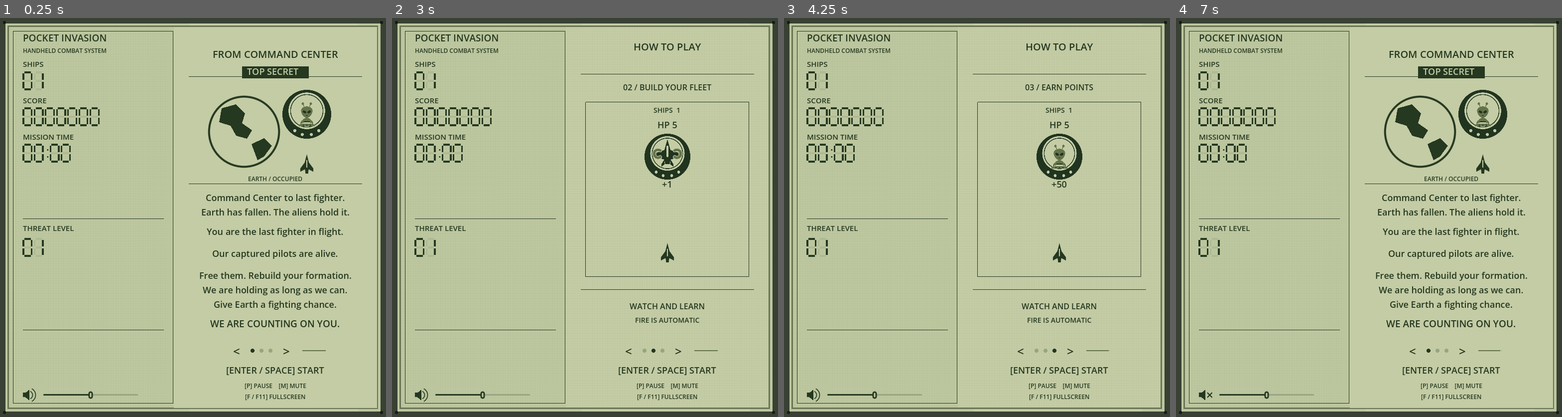
Above: before the commit, frames 1-4 (left to right).
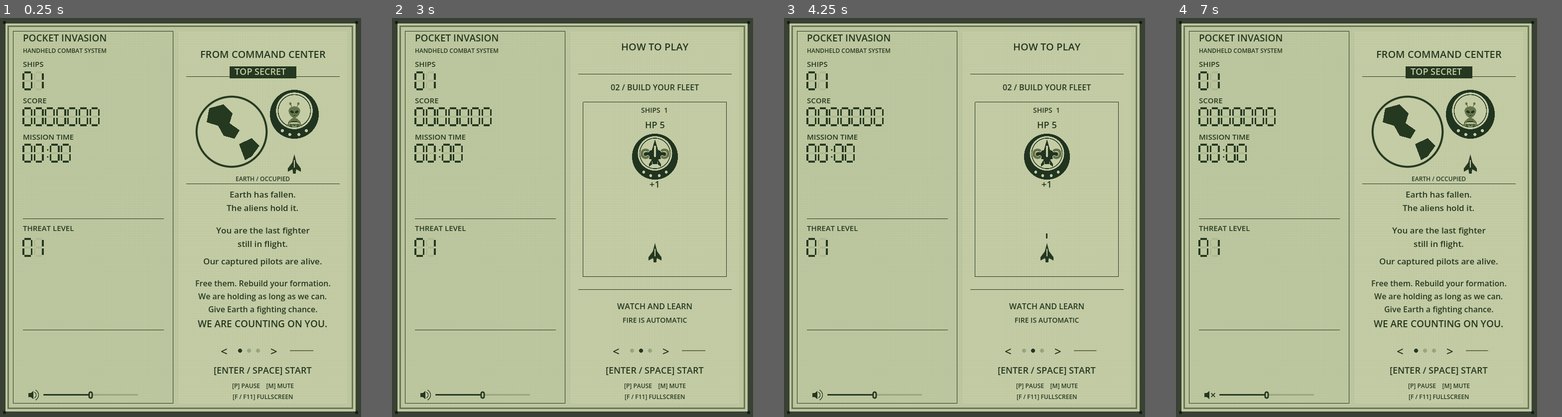
Above: after the commit, the same moments.

Repository: barmassimo/pocket-invasion
Game: Godot game, scene res://scenes/main.tscn
The game is run twice, just before and just after one commit, with the same random seed, the same clock (stepped at 60 frames per second) and the same inputs.
Inputs (mouse positions are in pixels of both pictures, inside the frame that each line leads up to):
- Up to frame 1 (0.25 s): no input
- Up to frame 2 (3 s): click "<" at 0.5 s; click (642, 349) at 1.27 s; click (646, 349) at 2.02 s; click (654, 349) at 2.77 s
- Up to frame 3 (4.25 s): click (1050, 349) at 3.52 s
- Up to frame 4 (7 s): click (1446, 349) at 4.27 s; click (1450, 349) at 5.02 s; click ">" at 5.75 s; click (1206, 393) at 6.52 s
In our replay, the window is 775x800 before the commit and 725x800 after it. These sizes can differ from the game's own. Grey fills any space a smaller window leaves; there, only what the larger window draws over its background counts as a difference.

The runs differ from the first frame. In frame 1, 11% of the frame differs, in the area x 5-100%, y 0-100%; in frame 2, 6.6%; in frame 3, 6.6%; in frame 4, 11%.

Commit message:
Align LCD playfield margins and refine briefing and volume layout

Diff:
--- a/game/project.godot
+++ b/game/project.godot
@@ -6,7 +6,7 @@
 run/main_scene="res://scenes/main.tscn"
 
 [display]
-window/size/viewport_width=775
+window/size/viewport_width=725
 window/size/viewport_height=800
 window/stretch/mode="canvas_items"
 window/stretch/aspect="keep"
--- a/game/scripts/attract_demo.gd
+++ b/game/scripts/attract_demo.gd
@@ -7,6 +7,8 @@
 const Art = preload("res://scripts/target_art.gd")
 const LESSON_SECONDS: float = 9.0
 const LOOP_SECONDS: float = LESSON_SECONDS * 2.0
+const CONTENT_WIDTH: float = 308.0
+const ACTION_OFFSET := Vector2(14, 0)
 var clock: float = 0.0
 var font := SystemFont.new()
 
@@ -28,7 +30,7 @@
 	queue_redraw()
 
 func text_at(y: float, text: String, size: int = 16) -> void:
-	draw_string(font, Vector2(0, y), text, HORIZONTAL_ALIGNMENT_CENTER, 348, size, INK)
+	draw_string(font, Vector2(0, y), text, HORIZONTAL_ALIGNMENT_CENTER, CONTENT_WIDTH, size, INK)
 
 func ship(at: Vector2) -> void:
 	draw_texture_rect(LcdIcons.SHIP, Rect2(at - Vector2(17, 23), Vector2(34, 46)), false, INK)
@@ -54,13 +56,13 @@
 	# Hold each result completely still for the last three seconds.
 	var action: float = minf(time, 6.0)
 	text_at(0, "HOW TO PLAY", 20)
-	draw_line(Vector2(0, 48), Vector2(348, 48), INK)
+	draw_line(Vector2(0, 48), Vector2(CONTENT_WIDTH, 48), INK)
 	text_at(80, ["02 / BUILD YOUR FLEET", "03 / EARN POINTS"][lesson], 16)
-	draw_rect(Rect2(10, 104, 328, 350), INK, false)
-	draw_set_transform(Vector2(34, 0))
+	draw_rect(Rect2(10, 104, CONTENT_WIDTH - 20, 350), INK, false)
+	draw_set_transform(ACTION_OFFSET)
 	draw_shooting(action, lesson)
 	draw_set_transform(Vector2.ZERO)
-	draw_line(Vector2(0, 480), Vector2(348, 480), INK)
+	draw_line(Vector2(0, 480), Vector2(CONTENT_WIDTH, 480), INK)
 	if time >= 5.5:
 		var lines: Array = [
 			["BREAK THE CAPTURE SHIP.", "TOUCH THE FREE FIGHTER", "TO REBUILD YOUR FLEET."],
@@ -96,10 +98,10 @@
 		var y: float = lerpf(407, 233, approach)
 		if time >= 4.25 and time < 5.5:
 			var angle: float = (time - 4.25) * InvasionRules.PICKUP_SPIN_SPEED
-			draw_set_transform(Vector2(174, 213), angle)
+			draw_set_transform(ACTION_OFFSET + impact, angle)
 			ship(Vector2.ZERO)
 			# Restore the panel offset after drawing the rotating pickup.
-			draw_set_transform(Vector2(34, 0))
+			draw_set_transform(ACTION_OFFSET)
 			action_text(285, "MOVE TO COLLECT", 16)
 		var spread: float = smoothstep(5.5, 6.0, time)
 		ship(Vector2(140 - spread * 18, y))
--- a/game/scripts/checks.gd
+++ b/game/scripts/checks.gd
@@ -521,8 +521,8 @@
 		var bottom_y: float = 0.0
 		for ship: Node3D in game.squad:
 			bottom_y = maxf(bottom_y, game.camera.unproject_position(ship.position + Vector3(0, 0.35, 0)).y)
-		edges_valid = edges_valid and top_y >= 24 and top_y <= 40 and bottom_y >= 760 and bottom_y <= 776
-	check(edges_valid, "Small and expanded fleets can reach both screen edges without leaving the frame")
+		edges_valid = edges_valid and top_y >= 34 and top_y <= 50 and bottom_y >= 750 and bottom_y <= 766
+	check(edges_valid, "Small and expanded fleets reach the inset top and bottom limits without entering the frame margin")
 	game.reset_run(true, 123)
 	game.spawn_clock = 999.0
 	var moving_threat: CourseTarget = game.spawn_target(game.squad[0].position.x, game.player_z - 1.0, 1, 999, 50)
@@ -685,6 +685,11 @@
 	await process_frame
 	var camera: Camera3D = game.get_viewport().get_camera_3d()
 	var viewport_size: Vector2 = game.get_viewport().get_visible_rect().size
+	var road_left: Vector2 = camera.unproject_position(Vector3(-Rules.ROAD_HALF, 0, 0))
+	var road_right: Vector2 = camera.unproject_position(Vector3(Rules.ROAD_HALF, 0, 0))
+	var pixel_scale: float = viewport_size.y / 800.0
+	check(absf((road_right.x - road_left.x) / pixel_scale - 338.46154) < 0.01, "Narrower window preserves the original projected course width and object scale")
+	check(absf((road_left.x + road_right.x) * 0.5 / pixel_scale - Main.Display.PLAYFIELD_CENTER_X) < 0.01 and road_left.x / pixel_scale > 348 and road_right.x / pixel_scale < Main.Display.WINDOW_WIDTH - 18, "Course is centered within the compact right panel with clear bezel margins")
 	var formation_visible: bool = true
 	for soldier: Node3D in game.squad:
 		var screen: Vector2 = camera.unproject_position(soldier.position)
--- a/game/scripts/lcd_display.gd
+++ b/game/scripts/lcd_display.gd
@@ -7,8 +7,9 @@
 const Rules = preload("res://scripts/invasion_rules.gd")
 const Demo = preload("res://scripts/attract_demo.gd")
 const Intro = preload("res://scripts/story_intro.gd")
-const WINDOW_WIDTH: int = 775
-const PLAYFIELD_CENTER_X: float = 550.0
+const WINDOW_WIDTH: int = 725
+const PLAYFIELD_CENTER_X: float = 528.0
+const PLAYFIELD_RECT := Rect2(359, 27, 338, 746)
 const PAGE_COUNT: int = 3
 const INK := Color("253820")
 const GHOST := Color(0.16, 0.22, 0.12, 0.09)
@@ -31,7 +32,7 @@
 	lcd_font.font_names = PackedStringArray(["Consolas", "Courier New"])
 	lcd_font.font_weight = 700
 	demo = Demo.new() as AttractDemo
-	demo.position = Vector2(379, 65)
+	demo.position = Vector2(374, 65)
 	add_child(demo)
 	intro = Intro.new() as StoryIntro
 	intro.position = Vector2(349, 18)
@@ -41,10 +42,10 @@
 	page_navigation.mouse_filter = Control.MOUSE_FILTER_IGNORE
 	add_child(page_navigation)
 	page_navigation.draw.connect(draw_page_navigation)
-	add_page_button(Vector2(459, 651), Vector2(32, 32), "<", "Previous page (Left arrow)", func() -> void: step_page(-1))
+	add_page_button(Vector2(434, 651), Vector2(32, 32), "<", "Previous page (Left arrow)", func() -> void: step_page(-1))
 	for page: int in range(PAGE_COUNT):
-		add_page_button(Vector2(498 + page * 18, 651), Vector2(18, 32), "", "Page %d" % (page + 1), select_page.bind(page))
-	add_page_button(Vector2(559, 651), Vector2(32, 32), ">", "Next page (Right arrow)", func() -> void: step_page(1))
+		add_page_button(Vector2(473 + page * 18, 651), Vector2(18, 32), "", "Page %d" % (page + 1), select_page.bind(page))
+	add_page_button(Vector2(534, 651), Vector2(32, 32), ">", "Next page (Right arrow)", func() -> void: step_page(1))
 	volume_slider = HSlider.new()
 	volume_slider.position = Vector2(87, 742)
 	volume_slider.size = Vector2(190, 28)
@@ -130,10 +131,10 @@
 
 func draw_page_navigation() -> void:
 	for page: int in range(PAGE_COUNT):
-		page_navigation.draw_circle(Vector2(507 + page * 18, 667), 4, INK if page == current_page() else Color("98a580"))
+		page_navigation.draw_circle(Vector2(482 + page * 18, 667), 4, INK if page == current_page() else Color("98a580"))
 	# A quiet, unlabelled countdown drains toward the fixed left edge.
-	page_navigation.draw_rect(Rect2(607, 666, 48, 2), Color("b0bb94"))
-	page_navigation.draw_rect(Rect2(607, 666, 48 * page_remaining_fraction(), 2), Color("65734a"))
+	page_navigation.draw_rect(Rect2(582, 666, 48, 2), Color("b0bb94"))
+	page_navigation.draw_rect(Rect2(582, 666, 48 * page_remaining_fraction(), 2), Color("65734a"))
 
 func _process(delta: float) -> void:
 	if not attract_active:
@@ -157,9 +158,16 @@
 	draw_string(lcd_font, at, text, HORIZONTAL_ALIGNMENT_LEFT, -1, size, INK)
 
 func _draw() -> void:
-	# The same screen shows either the live course or the attract sequence.
-	if demo.visible:
-		draw_rect(Rect2(349, 18, 408, 764), Color("c4cca5"))
+	# Hide the 3D course everywhere outside the light panel, including beneath
+	# the HUD and the gaps between the bezel strokes.
+	var margin_color := Color("bdc79f")
+	draw_rect(Rect2(0, 0, PLAYFIELD_RECT.position.x, 800), margin_color)
+	draw_rect(Rect2(PLAYFIELD_RECT.end.x, 0, WINDOW_WIDTH - PLAYFIELD_RECT.end.x, 800), margin_color)
+	draw_rect(Rect2(PLAYFIELD_RECT.position.x, 0, PLAYFIELD_RECT.size.x, PLAYFIELD_RECT.position.y), margin_color)
+	draw_rect(Rect2(PLAYFIELD_RECT.position.x, PLAYFIELD_RECT.end.y, PLAYFIELD_RECT.size.x, 800 - PLAYFIELD_RECT.end.y), margin_color)
+	# The course and attract pages share the same surrounding margin.
+	if intro.visible or demo.visible:
+		draw_rect(PLAYFIELD_RECT, Color("c4cca5"))
 	# Passive-matrix texture, not CRT scanlines. Drawn once per HUD update.
 	for x: int in range(18, WINDOW_WIDTH - 17, 5):
 		draw_line(Vector2(x, 18), Vector2(x, 782), Color(0.15, 0.22, 0.1, 0.025))
@@ -182,7 +190,7 @@
 	caption(Vector2(46, 427), "THREAT LEVEL")
 	segment_text("%02d" % Rules.threat_level(float(seconds)), Vector2(47, 443), 34)
 	draw_line(Vector2(46, 626), Vector2(329, 626), INK)
-	draw_set_transform(Vector2(46, 745.5), 0.0, Vector2(0.75, 0.75))
+	draw_set_transform(Vector2(57, 747.6), 0.0, Vector2(0.60, 0.60))
 	draw_speaker(Vector2.ZERO)
 	draw_set_transform(Vector2.ZERO)
 
--- a/game/scripts/main.gd
+++ b/game/scripts/main.gd
@@ -153,8 +153,10 @@
 	recapture = Recapture.new() as RecaptureFlash
 	recapture.camera = camera
 	layer.add_child(recapture)
-	message = label_at(Vector2(380, 310), 22, Color.WHITE)
-	message.size = Vector2(340, 220)
+	recapture.position = Display.PLAYFIELD_RECT.position
+	recapture.size = Display.PLAYFIELD_RECT.size
+	message = label_at(Vector2(Display.PLAYFIELD_CENTER_X - 160, 310), 22, Color.WHITE)
+	message.size = Vector2(320, 220)
 	message.horizontal_alignment = HORIZONTAL_ALIGNMENT_CENTER
 	layer.add_child(message)
 	toast = label_at(Vector2(80, 510), 18, Color("90ffe0"))
@@ -243,7 +245,7 @@
 	var count: int = squad.size()
 	var rows: int = maxi(0, (count - 1) / Rules.formation_columns(count))
 	var depth: float = rows * Rules.formation_spacing(count).y
-	return Vector2(screen_z(25.0) + 0.32, screen_z(775.0) - depth - 0.32)
+	return Vector2(screen_z(Display.PLAYFIELD_RECT.position.y + 8.0) + 0.32, screen_z(Display.PLAYFIELD_RECT.end.y - 8.0) - depth - 0.32)
 
 func _unhandled_key_input(event: InputEvent) -> void:
 	if event is not InputEventKey or not event.pressed or event.echo:
--- a/game/scripts/recapture_flash.gd
+++ b/game/scripts/recapture_flash.gd
@@ -11,8 +11,6 @@
 
 func _ready() -> void:
 	mouse_filter = Control.MOUSE_FILTER_IGNORE
-	position = Vector2(349, 18)
-	size = Vector2(408, 764)
 	clip_contents = true
 
 func play(at: Vector3, target: Node3D, ship_scale: Vector2, rotation_angle: float = 0.0) -> void:
--- a/game/scripts/story_intro.gd
+++ b/game/scripts/story_intro.gd
@@ -15,10 +15,10 @@
 	font.font_names = PackedStringArray(["Consolas", "Courier New"])
 	font.font_weight = 700
 	paragraph(60, "FROM COMMAND CENTER", 20)
-	paragraph(347, "Command Center to last fighter.\nEarth has fallen. The aliens hold it.", 18)
-	paragraph(415, "You are the last fighter in flight.", 18)
-	paragraph(459, "Our captured pilots are alive.", 18)
-	paragraph(503, "Free them. Rebuild your formation.\nWe are holding as long as we can.\nGive Earth a fighting chance.", 18)
+	paragraph(340, "Earth has fallen.\nThe aliens hold it.", 17)
+	paragraph(412, "You are the last fighter\nstill in flight.", 17)
+	paragraph(474, "Our captured pilots are alive.", 17)
+	paragraph(518, "Free them. Rebuild your formation.\nWe are holding as long as we can.\nGive Earth a fighting chance.", 16)
 	paragraph(600, "WE ARE COUNTING ON YOU.", 19)
 
 func _process(delta: float) -> void:
@@ -31,7 +31,7 @@
 func paragraph(y: float, text: String, size: int) -> void:
 	var label := Label.new()
 	label.position = Vector2(16, y - size)
-	label.size.x = 376
+	label.size.x = 326
 	label.text = text
 	label.horizontal_alignment = HORIZONTAL_ALIGNMENT_CENTER
 	label.add_theme_font_override("font", font)
@@ -40,11 +40,11 @@
 	add_child(label)
 
 func _draw() -> void:
-	draw_rect(Rect2(0, 0, 408, 764), PAPER)
-	draw_line(Vector2(30, 100), Vector2(378, 100), INK)
-	draw_rect(Rect2(137, 79, 134, 24), INK)
-	draw_string(font, Vector2(147, 96), "TOP SECRET", HORIZONTAL_ALIGNMENT_LEFT, -1, 18, PAPER)
+	draw_line(Vector2(25, 100), Vector2(333, 100), INK)
+	draw_rect(Rect2(112, 79, 134, 24), INK)
+	draw_string(font, Vector2(122, 96), "TOP SECRET", HORIZONTAL_ALIGNMENT_LEFT, -1, 18, PAPER)
 	# Flat orbital vignette. Only the illustration animates; the briefing stays still.
+	draw_set_transform(Vector2(-25, 0))
 	draw_circle(Vector2(141, 210), 72, INK, true, -1, true)
 	draw_circle(Vector2(141, 210), 68, PAPER, true, -1, true)
 	draw_colored_polygon(PackedVector2Array([
@@ -55,10 +55,11 @@
 		Vector2(156, 235), Vector2(181, 223), Vector2(197, 238),
 		Vector2(181, 260), Vector2(168, 267)]), INK)
 	draw_capture_sequence()
-	draw_line(Vector2(30, 315), Vector2(378, 315), INK)
-	draw_string(font, Vector2(30, 695), "[ENTER / SPACE] START", HORIZONTAL_ALIGNMENT_CENTER, 348, 18, INK)
-	draw_string(font, Vector2(30, 724), "[P] PAUSE    [M] MUTE", HORIZONTAL_ALIGNMENT_CENTER, 348, 12, INK)
-	draw_string(font, Vector2(30, 746), "[F / F11] FULLSCREEN", HORIZONTAL_ALIGNMENT_CENTER, 348, 12, INK)
+	draw_set_transform(Vector2.ZERO)
+	draw_line(Vector2(25, 315), Vector2(333, 315), INK)
+	draw_string(font, Vector2(25, 695), "[ENTER / SPACE] START", HORIZONTAL_ALIGNMENT_CENTER, 308, 18, INK)
+	draw_string(font, Vector2(25, 724), "[P] PAUSE    [M] MUTE", HORIZONTAL_ALIGNMENT_CENTER, 308, 12, INK)
+	draw_string(font, Vector2(25, 746), "[F / F11] FULLSCREEN", HORIZONTAL_ALIGNMENT_CENTER, 308, 12, INK)
 
 func draw_capture_sequence() -> void:
 	var t: float = animation_time - START_DELAY
